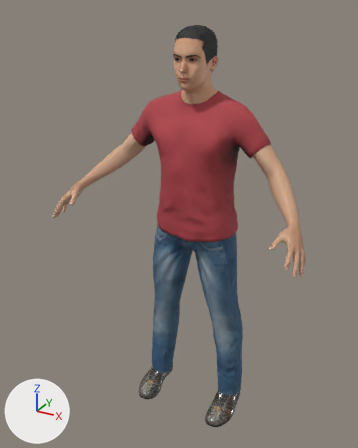
An edit to the glTF model public/life/assets/cast/father.glb, drawn before and after from the same camera.
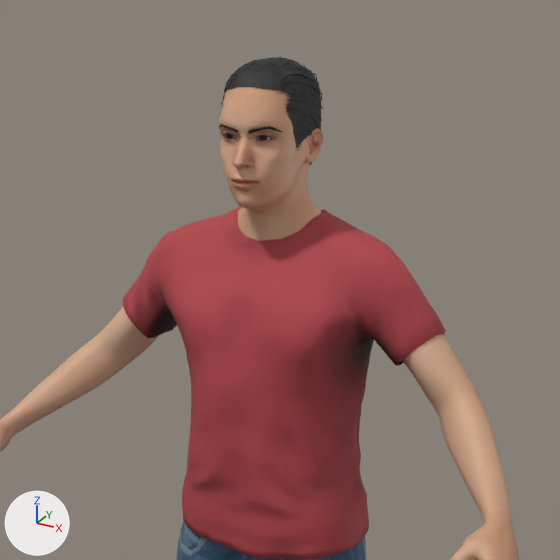
There are two pictures of each version: one whole from a 50 mm lens placed at (0.926, -1.873, 1.849), pointed at (-0.041, -0.114, 0.969), one close up on the part from 22% to 90% of the width and 0% to 54% of the height. The axes (+X, +Y, +Z) are drawn at lower left. The lights are the same throughout. The first two pictures are the older version. Vertices at exactly the same position are counted once.

The first close-up shows 'Body', 'Clothes', 'Hair', 'Head' and 3 more.
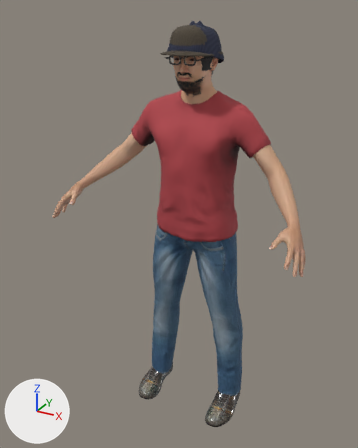
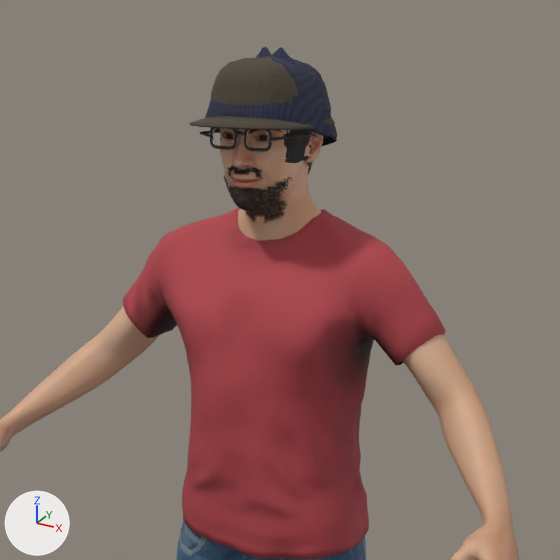
The change, as a list of edits to the scene's bpy script:
```text
Change mat_father_hair:
    where n4 = _N.new('ShaderNodeTexImage'); n4.name = 'Image Texture'
    n4.image: img_short04_diffuse -> img_short01_diffuse
Add mat_acc_moustache:
    mat_acc_moustache = bpy.data.materials.new('acc_moustache')
    # uses the picture img_acc_moustache_strands
Add mat_acc_beard:
    mat_acc_beard = bpy.data.materials.new('acc_beard')
    # uses the picture img_acc_beard_strands
Change me_father_hair:
    remove me_father_hair.from_pydata(...)  # 865 vertices, 1050 faces; spans x -0.078..0.079, y -0.144..0.057, z 1.575..1.783
    add me_father_hair.from_pydata(...)  # 2984 vertices, 3678 faces; spans x -0.079..0.078, y -0.152..0.058, z 1.586..1.786
    me_father_hair part 1: the loose piece of 16 vertices spanning x 0.047..0.075, y -0.132..-0.006, z 1.7..1.739 is rebuilt with 28 vertices and now spans x 0.058..0.078, y -0.12..0.024, z 1.681..1.741
    me_father_hair part 2: 1 vertex moved within x 0.037, y -0.07, z 1.775; 825 vertices removed from x -0.078..0.079, y -0.144..0.057, z 1.575..1.783; 2924 vertices added at x -0.078..0.076, y -0.152..0.058, z 1.586..1.786
    other edits to the shape of me_father_hair do not show in these pictures
Add ob_hair_hat:
    ob_hair_hat = bpy.data.objects.new('Hair_hat', me_father_hair_001)  # 2983 vertices, 3678 faces; spans x -0.079..0.077, y -0.144..0.052, z 1.586..1.786
    ob_hair_hat.location = (0.0, 0.0, 0.0)
Add ob_hair2:
    ob_hair2 = bpy.data.objects.new('Hair2', me_father_hair2)  # 865 vertices, 1050 faces; spans x -0.078..0.079, y -0.145..0.056, z 1.575..1.774; in mat_father_hair2 (picture img_short04_diffuse)
    ob_hair2.location = (0.0, 0.0, 0.0)
Add ob_acc_moustache:
    ob_acc_moustache = bpy.data.objects.new('Acc_moustache', me_father_head_001)  # 237 vertices, 316 faces; spans x -0.035..0.035, y -0.1748..-0.1289, z 1.5995..1.6226
    ob_acc_moustache.location = (0.0, 0.0, 0.0)
Add ob_acc_glasses_square:
    ob_acc_glasses_square = bpy.data.objects.new('Acc_glasses_square', me_acc_glasses_square)  # 402 vertices, 792 faces; spans x -0.081..0.081, y -0.167..-0.022, z 1.637..1.684; in mat_acc_glasses_square (dark grey #383535)
    ob_acc_glasses_square.location = (0.0, 0.0, 0.0)
Add ob_acc_glasses_round:
    ob_acc_glasses_round = bpy.data.objects.new('Acc_glasses_round', me_acc_glasses_round)  # 402 vertices, 792 faces; spans x -0.08..0.08, y -0.166..-0.023, z 1.638..1.685; in mat_acc_glasses_round (light grey #c4bcad)
    ob_acc_glasses_round.location = (0.0, 0.0, 0.0)
Add ob_acc_cap_flat:
    ob_acc_cap_flat = bpy.data.objects.new('Acc_cap_flat', me_acc_cap_flat)  # 1192 vertices, 2380 faces; spans x -0.111..0.108, y -0.218..0.06, z 1.645..1.784; in mat_acc_cap (picture img_acc_cap_tweed)
    ob_acc_cap_flat.location = (0.0, 0.0, 0.0)
Add ob_acc_beard:
    ob_acc_beard = bpy.data.objects.new('Acc_beard', me_father_head_002)  # 634 vertices, 976 faces; spans x -0.0707..0.0707, y -0.1753..-0.0651, z 1.5179..1.6228
    ob_acc_beard.location = (0.0, 0.0, 0.0)
Add ob_acc_beanie:
    ob_acc_beanie = bpy.data.objects.new('Acc_beanie', me_acc_beanie)  # 1136 vertices, 2268 faces; spans x -0.114..0.114, y -0.173..0.061, z 1.633..1.798; in mat_acc_beanie (picture img_acc_beanie_knit)
    ob_acc_beanie.location = (0.0, 0.0, 0.0)
```

What differs and where, as boxes [x1, y1, x2, y2] in the close-ups (560 x 560 px):
'Acc_cap_flat', added (brown)
    after: [189, 57, 335, 139]
'Acc_beanie', added (blue)
    after: [205, 47, 337, 146]
'Hair', surface changed
    both: [221, 57, 323, 165]
'Acc_beard', added
    after: [224, 166, 293, 222]
'Hair2', added
    after: [220, 129, 312, 174]
'Acc_glasses_square', added
    after: [200, 128, 316, 152]
'Acc_moustache', added
    after: [228, 165, 263, 179]
'Acc_glasses_round', added
    after: [212, 128, 269, 152]
'Hair_hat', added (mostly hidden)
    after: [300, 145, 312, 172]
part 1 of me_father_hair, rebuilt (not visible afterwards)
    before: [286, 88, 323, 109]
part 2 of me_father_hair, built on (mostly hidden afterwards)
    before: [221, 57, 322, 165]
    after: [259, 57, 321, 163]
